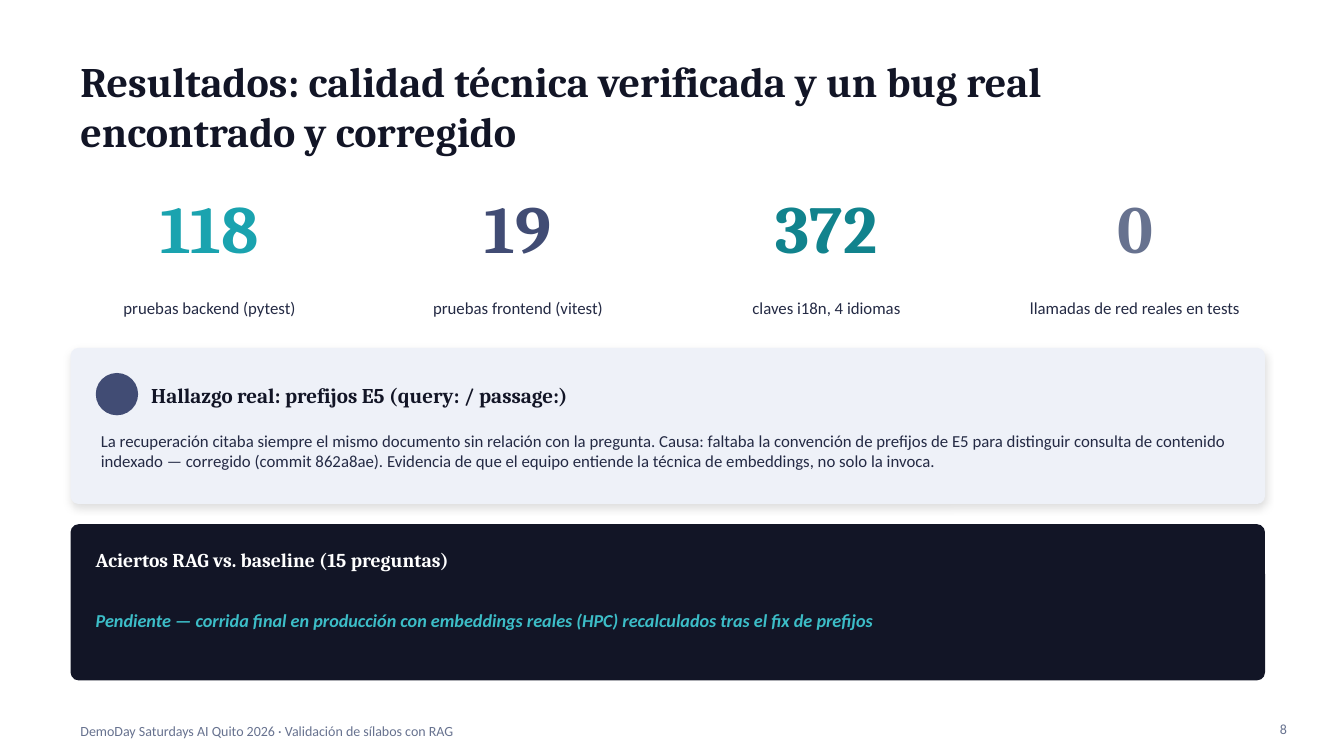
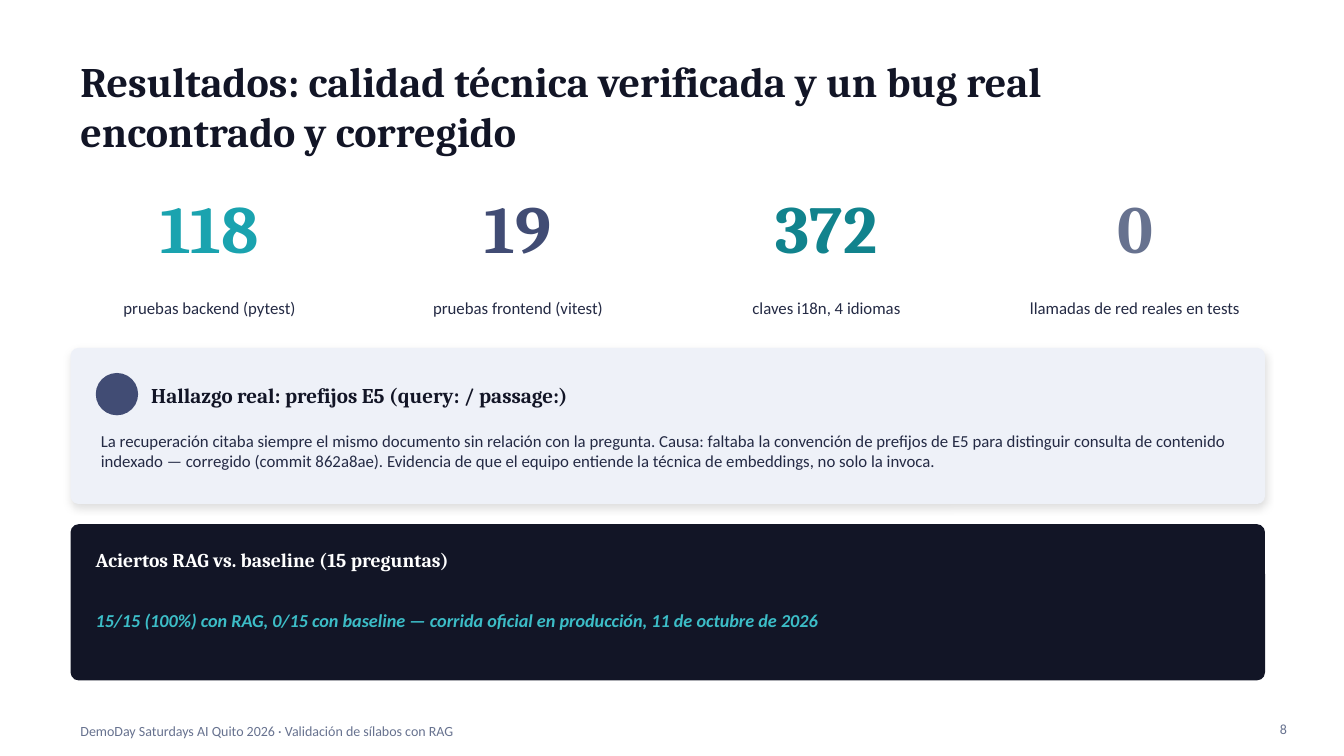
Before and after one commit to franciscohiguera1975/vibe-coding-project, a slide deck: slide 8 of docs/saturdays_ai/DemoDaySaturdaysAI_HybridRetrieval_Presentacion.pptx. Drawn at 1344x756 pixels with LibreOffice and Linux fonts; fonts in the diff are those of the drawing. Boxes give left, top, right and bottom in pixels: in the first picture for what was removed or moved away, otherwise in the second. Text is boxed around its words. In the diff, an @@ line names an element or a change of style, - is before the commit and + after.

Commit message:
docs(saturdays-ai): fill in the real evaluation result (15/15 RAG vs 0/15 baseline)
Official POST /api/rag/evaluation/run against production (896 embeddings
reloaded with the E5 prefix fix, real vLLM + TEI), persisted in
rag_evaluation_runs and visible live on the Evaluación screen. Replaces
every "pendiente" placeholder in both the report and the deck with the
real figure, plus a qualitative example contrasting a hallucinated
baseline answer against the grounded RAG citation.

```diff
--- a/docs/saturdays_ai/DemoDaySaturdaysAI_HybridRetrieval_Presentacion.pptx
+++ b/docs/saturdays_ai/DemoDaySaturdaysAI_HybridRetrieval_Presentacion.pptx
@@ text at (96,614,818,630): text changed @@
-Pendiente — corrida final en producción con embeddings reales (HPC) recalculados tras el fix de prefijos
+15/15 (100%) con RAG, 0/15 con baseline — corrida oficial en producción, 11 de octubre de 2026
```
Also in this commit, not shown: 1 other slide changed, 1 other file.
